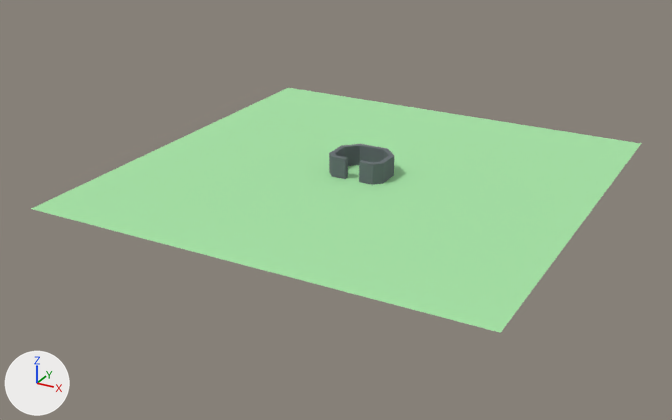
The glTF model Models/3D Models/Cave Area.glb as it was, and as the next commit left it.
Both versions are drawn from a 50 mm camera at (141.0, -276.0, 121.0) aimed at (-5.0, -10.0, -11.0). Every picture has the same lights, and +X, +Y and +Z are marked at lower left. The older version comes first. Vertices at exactly the same position are counted once.

The first picture shows 'Cave Placeholder', 'Ground'.
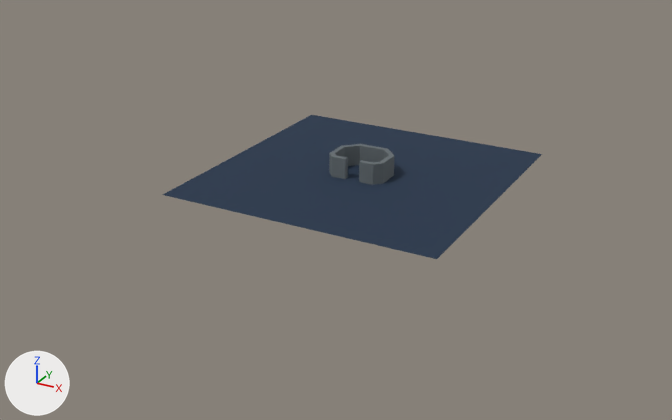
Location of each change, (x1, y1, x2, y2) in pixels of the pictures (672 x 420 px):
'Ground', recoloured, reshaped (green to dark blue, 38% narrower, 41% shorter)
    before: (31, 88, 641, 333)
    after: (163, 115, 542, 259)
part 1 of me_plane_003, deleted (green)
    before: (31, 88, 641, 333)

What changed in the scene script:
```text
Change mat_ground:
    mat_ground.base_color: (0.39, 0.784, 0.389) -> (0.0144, 0.0331, 0.0685)  # green #a8e5a8 -> dark blue #20334a
Change me_plane_003:
    used by ob_ground; location = (0.0, 0.0, 0.0)
    remove me_plane_003.from_pydata(...)  # 6561 vertices, 12800 faces; spans x -80.0..80.0, y -80.0..80.0, z 0.0
    add me_plane_003.from_pydata(...)  # 2601 vertices, 5000 faces; spans x -50.0..50.0, y -50.0..50.0, z 0.0
    me_plane_003 part 1: 3960 vertices removed from x -80.0..80.0, y -80.0..80.0, z 0.0
```
